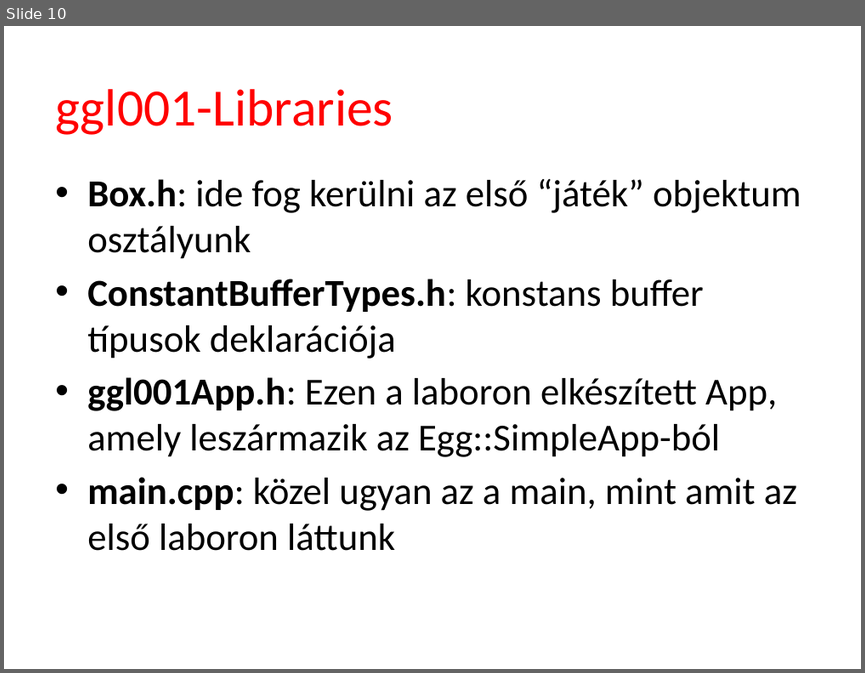
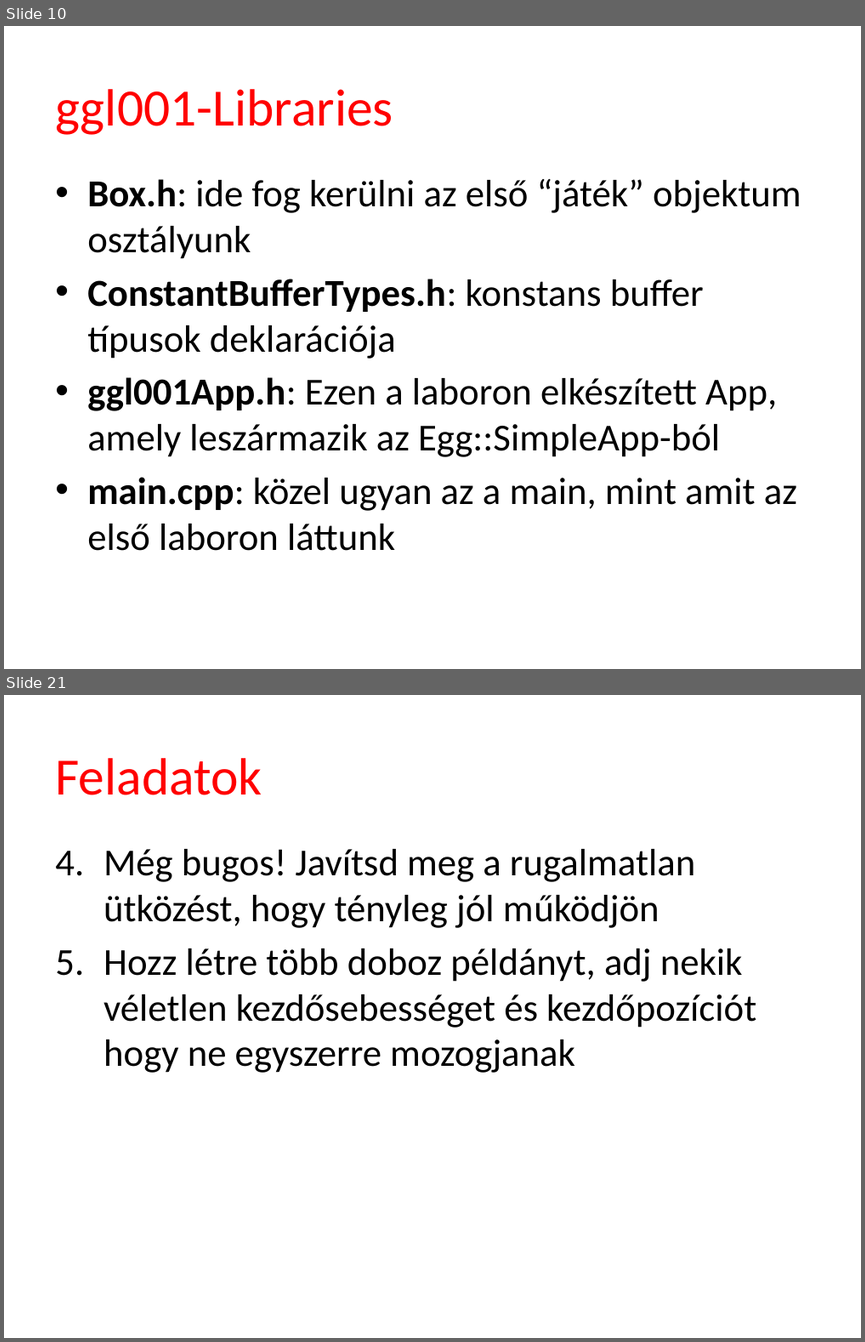
Before and after one commit to tyekx/dx12, a slide deck: Slides/gg001-Libraries.pptx. Shown one above the other, each under a label of ours: slide 10 before the commit, slides 10 and 21 after it; the slides between them are not shown. The pictures are 865x673 and 865x1342 pixels, drawn with LibreOffice and Linux fonts; fonts in the diff are those of the drawing; background and template pictures are left out. Boxes give left, top, right and bottom in pixels: in the first picture for what was removed or moved away, otherwise in the second. Text is boxed around its words. In the diff, an @@ line names an element or a change of style, - is before the commit and + after.

```diff
--- a/Slides/gg001-Libraries.pptx
+++ b/Slides/gg001-Libraries.pptx
@@ slide 21 added at (x1=4, y1=695, x2=861, y2=1338), background #FFFFFF @@
@@ title added at (x1=55, y1=758, x2=262, y2=795), 44 pt, text #FF0000 @@
+Feladatok
@@ text added at (x1=103, y1=849, x2=756, y2=1072), 32 pt, text #000000 @@
+4. Még bugos! Javítsd meg a rugalmatlan ütközést, hogy tényleg jól működjön
+5. Hozz létre több doboz példányt, adj nekik véletlen kezdősebességet és kezdőpozíciót hogy ne egyszerre mozogjanak
```
Also in this commit, not shown: 2 slides changed, 14 other slides added, 49 other files.
